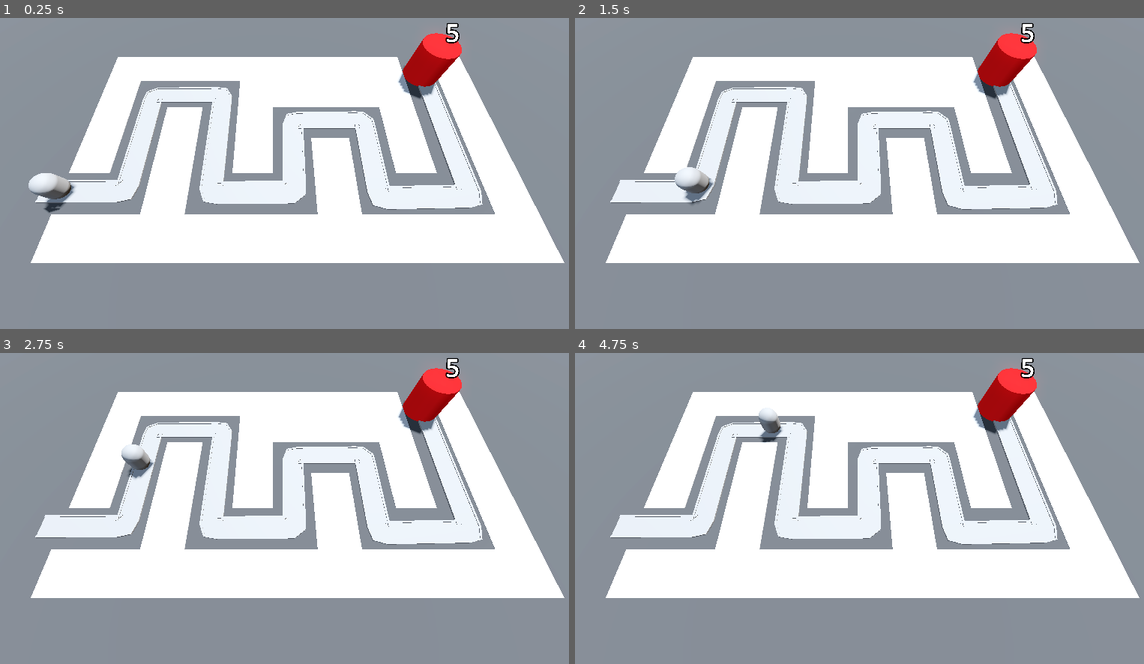
Above: before the commit, frames 1-4 (two rows, left to right).
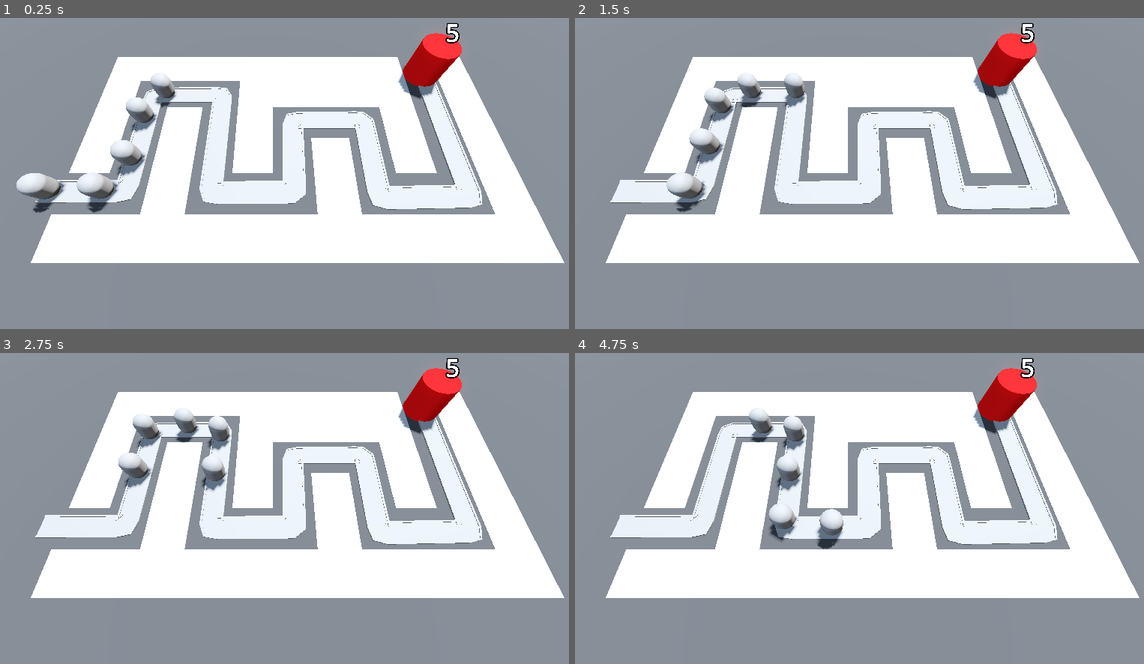
Above: after the commit, the same moments.

Repository: Ghosty-CodeX/Barbarian_Blaster
Game: Godot game, scene res://Scenes/Levels/BaseLevel.tscn
The game is run twice, just before and just after one commit, with the same random seed, the same clock (stepped at 60 frames per second) and the same inputs.
Inputs:
- Up to frame 1 (0.25 s): no input
- Up to frame 2 (1.5 s): no input
- Up to frame 3 (2.75 s): no input
- Up to frame 4 (4.75 s): no input

The runs differ from the first frame. In frame 1, 2.3% of the frame differs, in the area x 2-31%, y 18-63%; in frame 2, 1.9%; in frame 3, 1.8%; in frame 4, 1.8%.

Commit message:
Set function added

Diff:
--- a/Scenes/Base/Scripts/base.gd
+++ b/Scenes/Base/Scripts/base.gd
@@ -1,6 +1,15 @@
 extends Node3D
 
 @export var max_health: int = 5
+var current_health: int:
+	set(health_in):
+		current_health = health_in
+		print("Health was changed")
+		label_3d.text = str(current_health)
+		if current_health < 1:
+			get_tree().reload_current_scene()
+
+
 @onready var label_3d: Label3D = $Label3D
 
 
@@ -8,13 +17,12 @@
 
 func take_damage() -> void:
 	print("Base damaged")
-	max_health -= 1
-	label_3d.text = str(max_health)
+	current_health -= 1
 
 
 
 func _ready() -> void:
-	label_3d.text = str(max_health)
+	current_health = max_health
 
 
 
--- a/Scenes/Levels/BaseLevel.tscn
+++ b/Scenes/Levels/BaseLevel.tscn
@@ -98,7 +98,24 @@
 path_joined = false
 
 [node name="Enemy" parent="Path3D" instance=ExtResource("2_n8wt5")]
-transform = Transform3D(0.00411168, 0, -0.999985, 0, 1, 0, 0.999985, 0, 0.00411168, -20.8653, 0, 5.85977)
+transform = Transform3D(0.00411168, 0, -0.999985, 0, 1, 0, 0.999985, 0, 0.00411168, -21.8649, 0, 5.86388)
+progress = 0.0
+
+[node name="Enemy2" parent="Path3D" instance=ExtResource("2_n8wt5")]
+transform = Transform3D(0.00411168, 0, -0.999985, 0, 1, 0, 0.999985, 0, 0.00411168, -16.8647, 0, 5.84332)
+progress = 5.0
+
+[node name="Enemy3" parent="Path3D" instance=ExtResource("2_n8wt5")]
+transform = Transform3D(0.999993, 0, 0, 0, 1, 0, 0, 0, 0.999993, -13.8635, 0, 3.83258)
+progress = 10.0
+
+[node name="Enemy4" parent="Path3D" instance=ExtResource("2_n8wt5")]
+transform = Transform3D(0.999993, 0, 0, 0, 1, 0, 0, 0, 0.999993, -13.8635, 0, -1.16755)
+progress = 15.0
+
+[node name="Enemy5" parent="Path3D" instance=ExtResource("2_n8wt5")]
+transform = Transform3D(0.00411478, 0, -0.999985, 0, 1, 0, 0.999985, 0, 0.00411478, -13.4315, 0, -5.73964)
+progress = 20.0
 
 [node name="Base" parent="." instance=ExtResource("3_1rdqr")]
 transform = Transform3D(1, 0, 0, 0, 1, 0, 0, 0, 1, 18, 0, -9)
